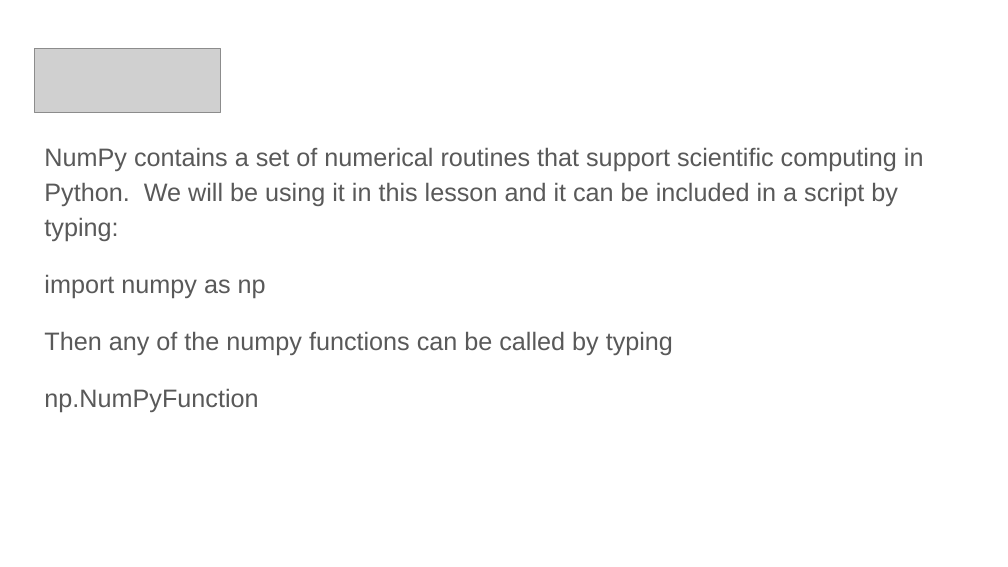
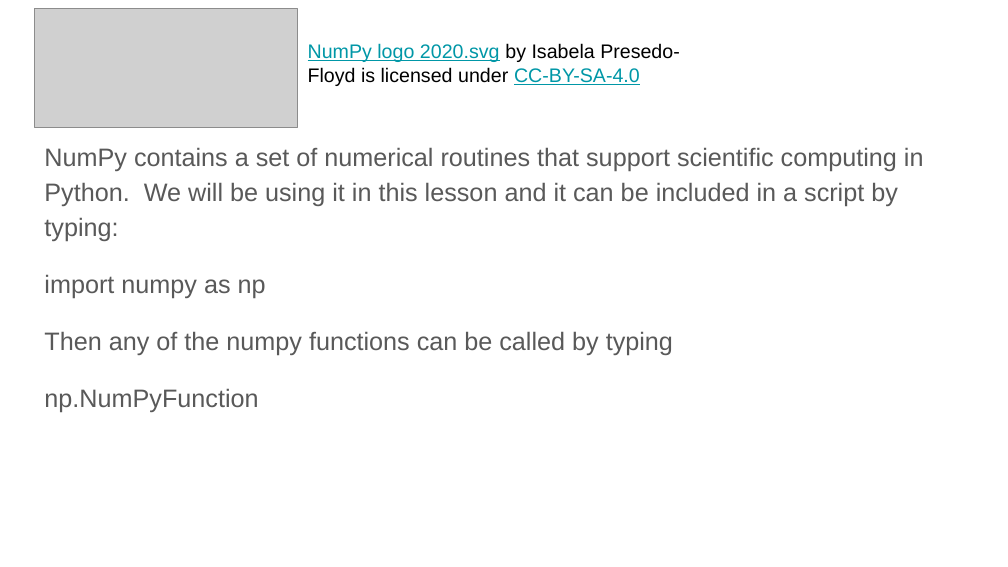
Before and after one commit to shodor-education/petascale-semester-curriculum, a slide deck: slide 5 of units/10/lessons/2/resources/petascale-lesson-10.2-slides.pptx. Drawn at 1008x567 pixels with LibreOffice and Linux fonts; fonts in the diff are those of the drawing; grey boxes stand for pictures. Boxes give left, top, right and bottom in pixels: in the first picture for what was removed or moved away, otherwise in the second. Text is boxed around its words. In the diff, an @@ line names an element or a change of style, - is before the commit and + after.

Commit message:
10.2 review

```diff
--- a/units/10/lessons/2/resources/petascale-lesson-10.2-slides.pptx
+++ b/units/10/lessons/2/resources/petascale-lesson-10.2-slides.pptx
@@ picture added at [34, 9, 297, 127] @@
@@ picture removed at [34, 48, 220, 113] @@
@@ text added at [308, 43, 680, 86], 14 pt, text #000000 @@
+NumPy logo 2020.svg by Isabela Presedo-Floyd is licensed under CC-BY-SA-4.0
```
